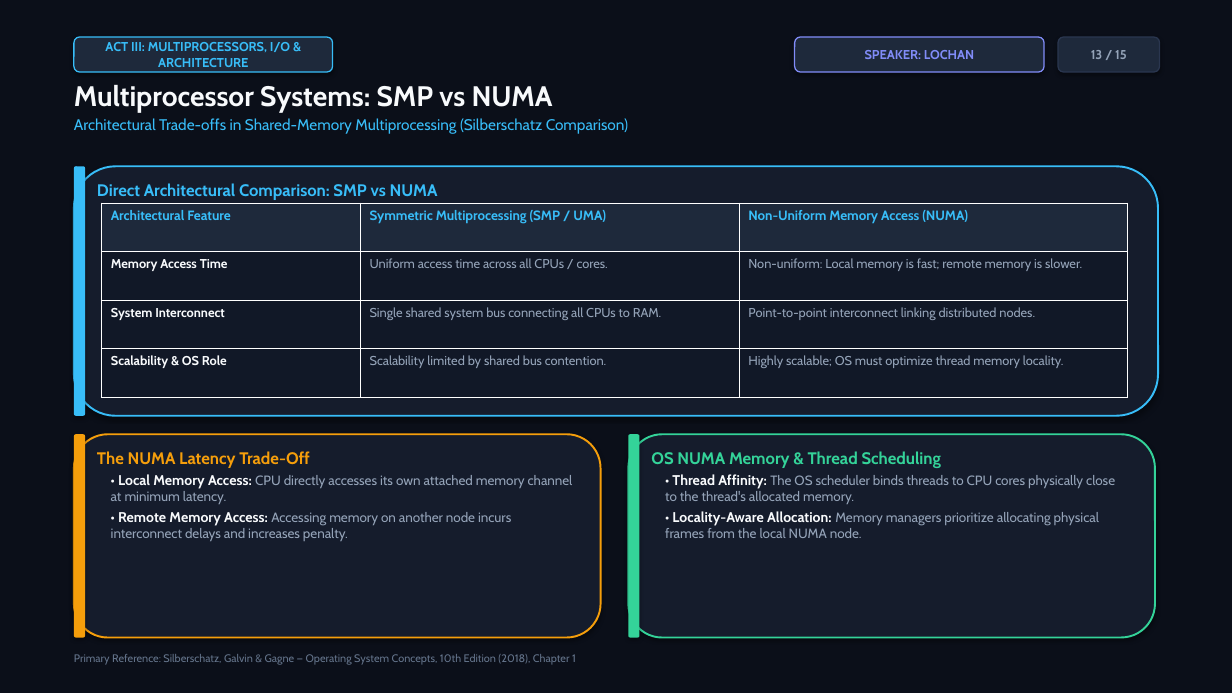
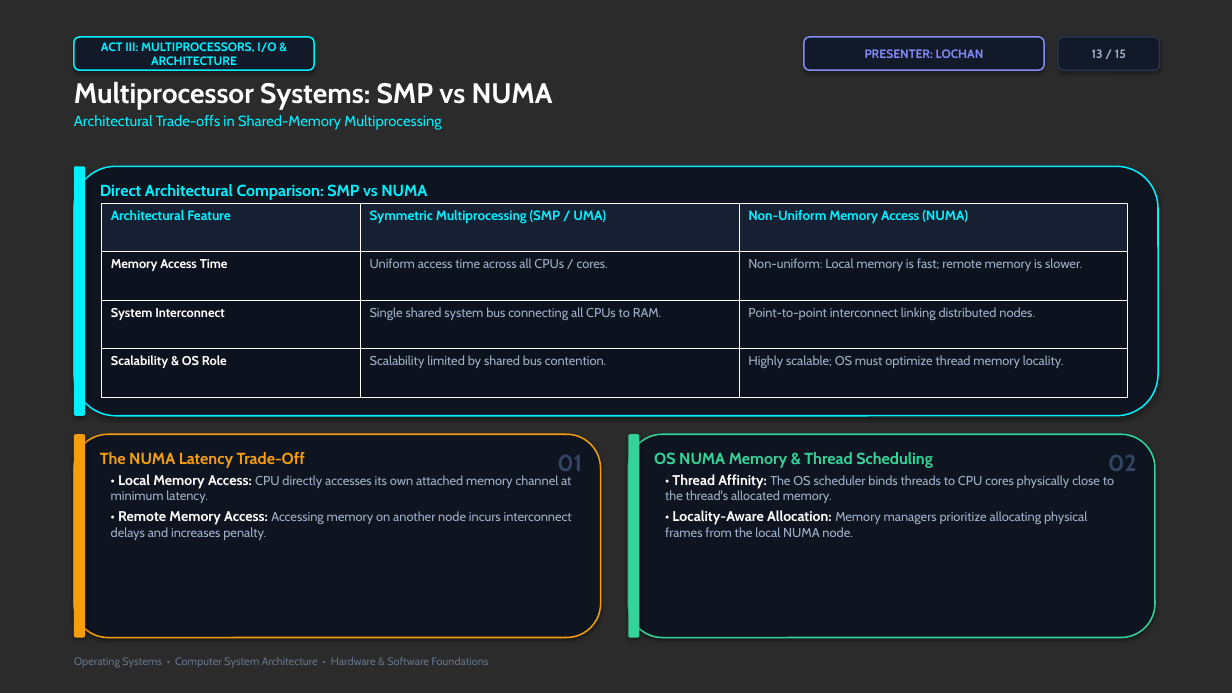
Before and after one commit to vangaramcharan2007-del/alfred, a slide deck: slide 13 of Computer_System_Architecture_OS.pptx. Drawn at 1232x693 pixels with LibreOffice and Linux fonts; fonts in the diff are those of the drawing; background and template pictures are left out; a plain dark background stands for a picture behind light text. Boxes give left, top, right and bottom in pixels: in the first picture for what was removed or moved away, otherwise in the second. Text is boxed around its words. In the diff, an @@ line names an element or a change of style, - is before the commit and + after.

Commit message:
feat(presentation): upgrade to high-production-value cinematic dark visual theme with 1080p hardware overlays

```diff
--- a/Computer_System_Architecture_OS.pptx
+++ b/Computer_System_Architecture_OS.pptx
@@ background #0B0F19 to picture (left out) @@
@@ rectangle removed at (0,0,1232,693) @@
@@ rounded rectangle "ACT III: MULTIPROCESSORS, I/O & ...": place and size @@
-rounded rectangle "ACT III: MULTIPROCESSORS, I/O & ..." at (74,37,333,72)
+rounded rectangle "ACT III: MULTIPROCESSORS, I/O & ..." at (74,37,314,70)
@@ rounded rectangle "ACT III: MULTIPROCESSORS, I/O & ..." at (74,37,314,70): size 10 to 9.5 pt, text colour #38BDF8 to #00F0FF; fill #1E293B to #121A2A; outline #38BDF8 1 pt to #00F0FF 1.2 pt @@
@@ rounded rectangle "PRESENTER: LOCHAN": place and size @@
-rounded rectangle "PRESENTER: LOCHAN" at (795,37,1044,72)
+rounded rectangle "PRESENTER: LOCHAN" at (804,37,1044,70)
@@ rounded rectangle "PRESENTER: LOCHAN" at (804,37,1044,70): fill #1E293B to #121A2A; outline #818CF8 1 pt to #818CF8 1.2 pt @@
@@ text in rounded rectangle at (865,49,984,58): text changed; size 10 to 9.5 pt @@
-SPEAKER: LOCHAN
+PRESENTER: LOCHAN
@@ rounded rectangle "13 / 15" at (1058,37,1160,70): size 10 to 9.5 pt, text colour #94A3B8 to #A0AFC8; fill #1E293B to #121A2A; outline #2A364F 1 pt to #283855 1 pt @@
@@ text at (74,82,553,110): text colour #F8FAFC to #FFFFFF in "Multiprocessor Systems: SMP vs NUMA" @@
@@ text at (74,115,441,130): text changed; size 12 to 11.5 pt; text colour #38BDF8 to #00F0FF @@
-Architectural Trade-offs in Shared-Memory Multiprocessing (Silberschatz Comparison)
+Architectural Trade-offs in Shared-Memory Multiprocessing
@@ rounded rectangle at (74,166,1158,416): fill #151C2C to #0E1420; outline #38BDF8 1.5 pt to #00F0FF 1.2 pt @@
@@ rounded rectangle at (74,166,85,416): fill #38BDF8 to #00F0FF @@
@@ text "Direct Architectural Comparison: SMP vs ..." at (100,184,427,200): size 13 to 12.5 pt, text colour #38BDF8 to #00F0FF @@
@@ table at (102,203,1128,397) @@
@@ fill #1E293B to #162032 in row 1 @@
@@ fill #111827 to #0C121E in 9 cells @@
@@ text colour #38BDF8 to #00F0FF in "Architectural Feature", "Symmetric Multiprocessing (SMP / UMA)", "Non-Uniform Memory Access (NUMA)" @@
@@ text colour #F8FAFC to #FFFFFF in "Memory Access Time", "System Interconnect", "Scalability & OS Role" @@
@@ text colour #94A3B8 to #A0AFC8 in "Uniform access time across all CPUs / ...", "Non-uniform: Local memory is fast; remote memory ...", "Single shared system bus connecting all CPUs ...", "Point-to-point interconnect linking distributed nodes." and 2 more places @@
@@ rounded rectangle at (74,434,601,638): fill #151C2C to #0E1420; outline #F59E0B 1.5 pt to #F59E0B 1.2 pt @@
@@ text "The NUMA Latency Trade-Off" at (100,452,305,468): size 13 to 12.5 pt @@
@@ rounded rectangle at (628,434,1155,638): fill #151C2C to #0E1420; outline #34D399 1.5 pt to #34D399 1.2 pt @@
@@ text "OS NUMA Memory & Thread ..." at (654,452,932,468): size 13 to 12.5 pt @@
@@ text "• Local Memory Access: CPU ..." at (111,474,572,540): size 10.5 to 10 pt, text colour #94A3B8 to #A0AFC8 in "CPU directly accesses its own attached memory ...", "Accessing memory on another node incurs interconnect ..."; text colour #F8FAFC to #FFFFFF in "• Local Memory Access:", "• Remote Memory Access:" @@
@@ text added at (557,455,582,471), 18 pt, text #324664, bold @@
+01
@@ text "• Thread Affinity: The OS ..." at (665,474,1114,537): size 10.5 to 10 pt, text colour #94A3B8 to #A0AFC8 in "The OS scheduler binds threads to CPU ...", "Memory managers prioritize allocating physical frames from ..."; text colour #F8FAFC to #FFFFFF in "• Thread Affinity:", "• Locality-Aware Allocation:" @@
@@ text added at (1108,455,1137,471), 18 pt, text #324664, bold @@
+02
@@ text at (74,657,488,668): text changed @@
-Primary Reference: Silberschatz, Galvin & Gagne — Operating System Concepts, 10th Edition (2018), Chapter 1
+Operating Systems • Computer System Architecture • Hardware & Software Foundations
```
Also in this commit, not shown: 14 other slides changed, 19 other files.
